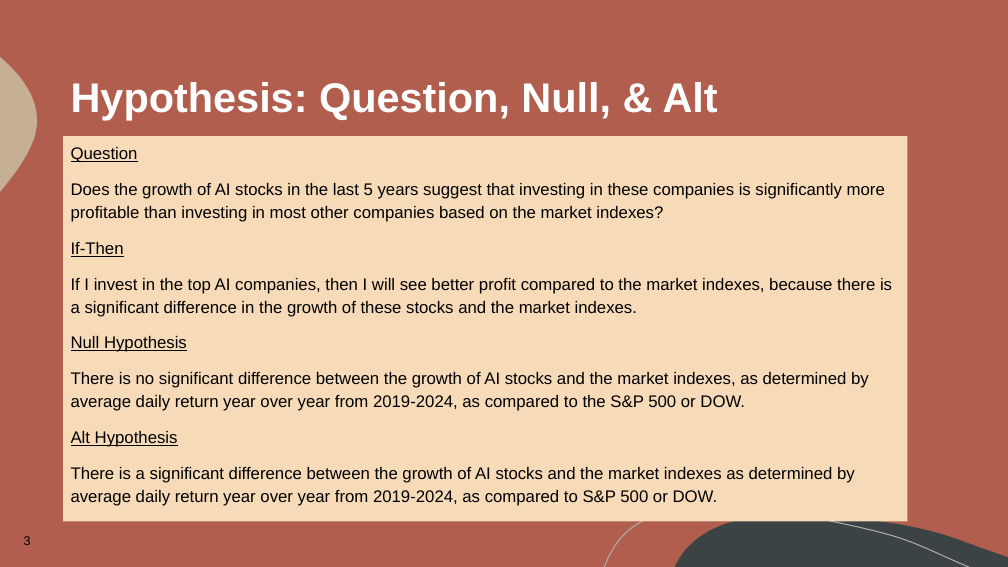
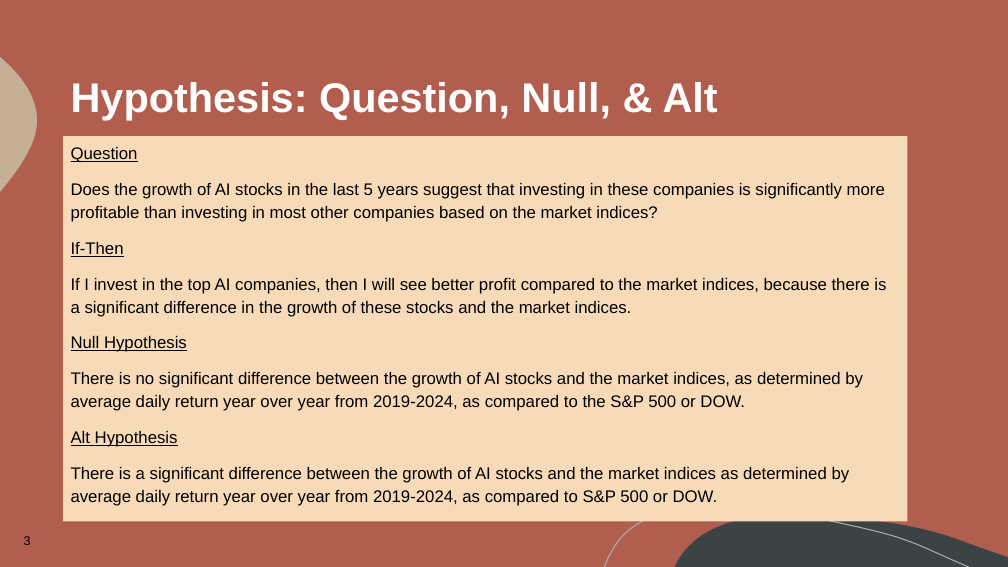
Before and after one commit to Nate-Sheibley/Top-10-AI-stocks-5y-overview, a slide deck: slide 3 of AIStocksProject/Presentation-Tech Giants Face-Off - Group 3.pptx. Drawn at 1008x567 pixels with LibreOffice and Linux fonts; fonts in the diff are those of the drawing. Boxes give left, top, right and bottom in pixels: in the first picture for what was removed or moved away, otherwise in the second. Text is boxed around its words. In the diff, an @@ line names an element or a change of style, - is before the commit and + after.

```diff
--- a/AIStocksProject/Presentation-Tech Giants Face-Off - Group 3.pptx
+++ b/AIStocksProject/Presentation-Tech Giants Face-Off - Group 3.pptx
@@ text at (71,183,885,222): text changed @@
-Does the growth of AI stocks in the last 5 years suggest that investing in these companies is significantly more profitable than investing in most other companies based on the market indexes?
+Does the growth of AI stocks in the last 5 years suggest that investing in these companies is significantly more profitable than investing in most other companies based on the market indices?
@@ text at (71,278,886,317): text changed @@
-If I invest in the top AI companies, then I will see better profit compared to the market indexes, because there is a significant difference in the growth of these stocks and the market indexes.
+If I invest in the top AI companies, then I will see better profit compared to the market indices, because there is a significant difference in the growth of these stocks and the market indices.
@@ text at (71,372,863,411): text changed @@
-There is no significant difference between the growth of AI stocks and the market indexes, as determined by average daily return year over year from 2019-2024, as compared to the S&P 500 or DOW.
+There is no significant difference between the growth of AI stocks and the market indices, as determined by average daily return year over year from 2019-2024, as compared to the S&P 500 or DOW.
@@ text at (71,467,850,506): text changed @@
-There is a significant difference between the growth of AI stocks and the market indexes as determined by average daily return year over year from 2019-2024, as compared to S&P 500 or DOW.
+There is a significant difference between the growth of AI stocks and the market indices as determined by average daily return year over year from 2019-2024, as compared to S&P 500 or DOW.
```
Also in this commit, not shown: 3 other slides changed, 1 other file.
